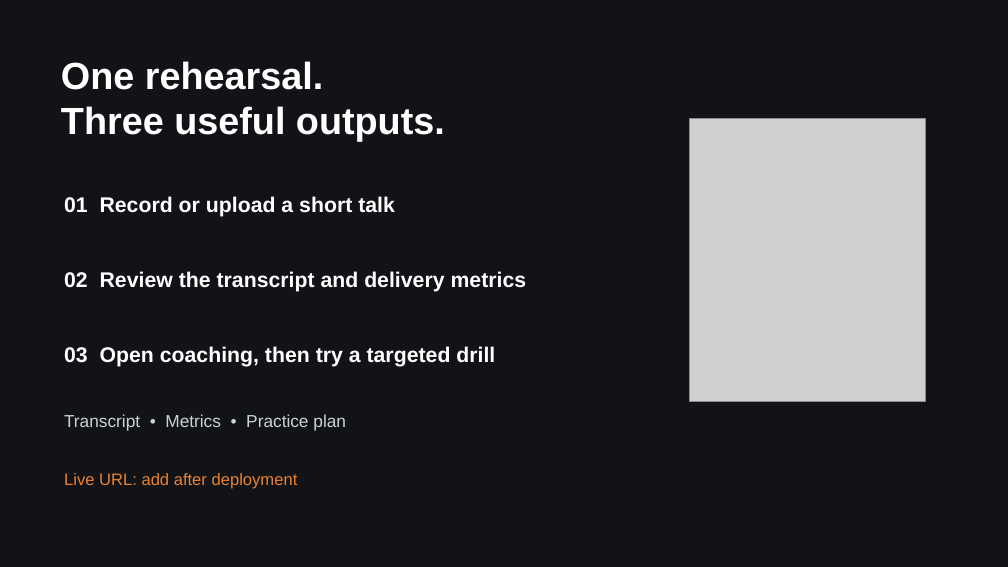
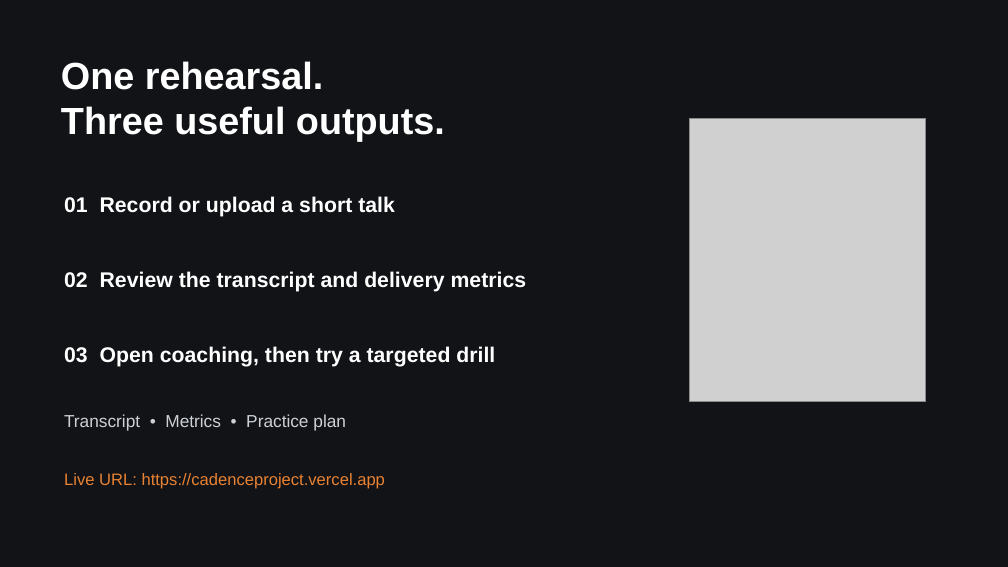
Before and after one commit to Psruthi08/Cadence, a slide deck: slide 3 of docs/Cadence_Pitch.pptx. Drawn at 1008x567 pixels with LibreOffice and Linux fonts; fonts in the diff are those of the drawing; grey boxes stand for pictures. Boxes give left, top, right and bottom in pixels: in the first picture for what was removed or moved away, otherwise in the second. Text is boxed around its words. In the diff, an @@ line names an element or a change of style, - is before the commit and + after.

```diff
--- a/docs/Cadence_Pitch.pptx
+++ b/docs/Cadence_Pitch.pptx
@@ text at bbox=[64, 473, 385, 489]: text changed @@
-Live URL: add after deployment
+Live URL: https://cadenceproject.vercel.app
```
Also in this commit, not shown: 2 other slides changed, 3 other files.
